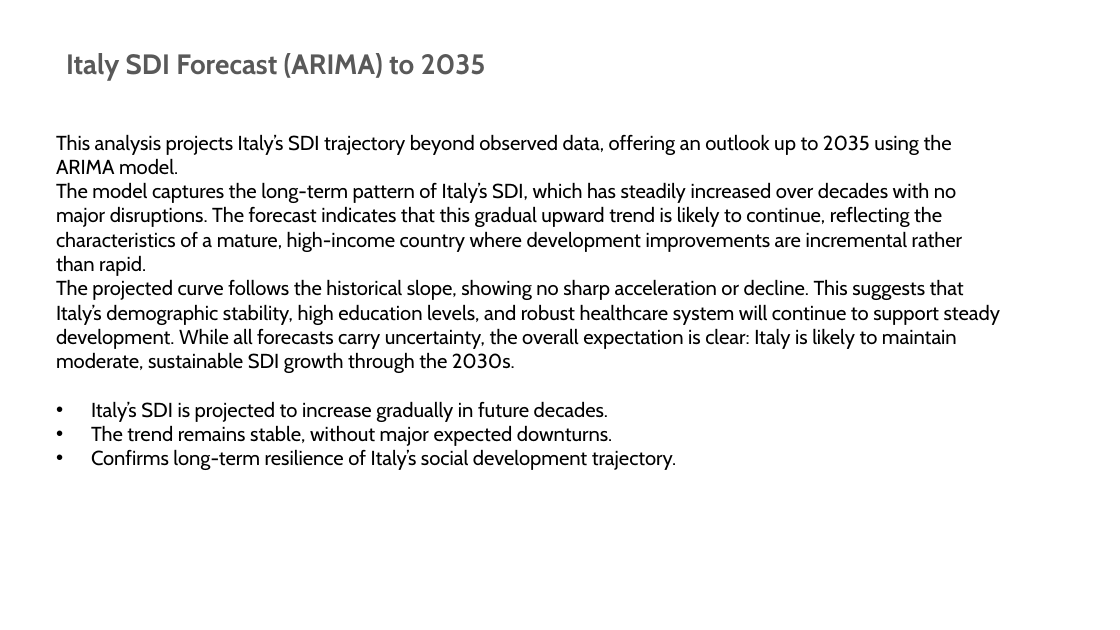
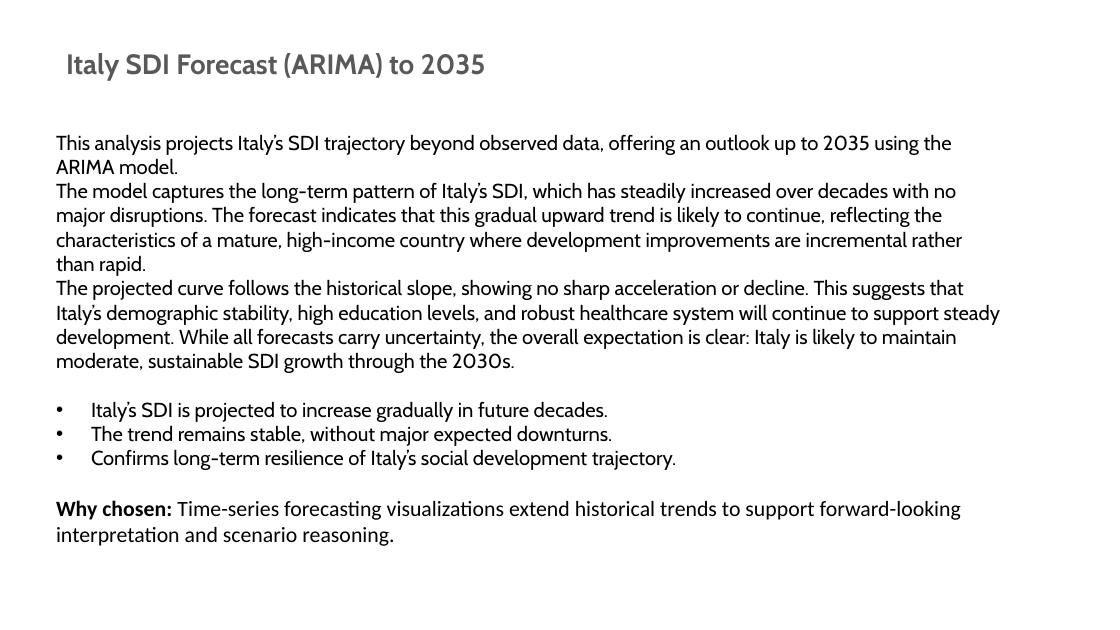
Before and after one commit to samiwadh/Global-Burden-of-Disease-Project, a slide deck: slide 15 of Data Visualization.pptx. Drawn at 1120x630 pixels with LibreOffice and Linux fonts; fonts in the diff are those of the drawing. Boxes give left, top, right and bottom in pixels: in the first picture for what was removed or moved away, otherwise in the second. Text is boxed around its words. In the diff, an @@ line names an element or a change of style, - is before the commit and + after.

```diff
--- a/Data Visualization.pptx
+++ b/Data Visualization.pptx
@@ text at box(56, 500, 961, 546): paragraph added @@
+Why chosen: Time-series forecasting visualizations extend historical trends to support forward-looking interpretation and scenario reasoning.
```
Also in this commit, not shown: 12 other slides changed.
